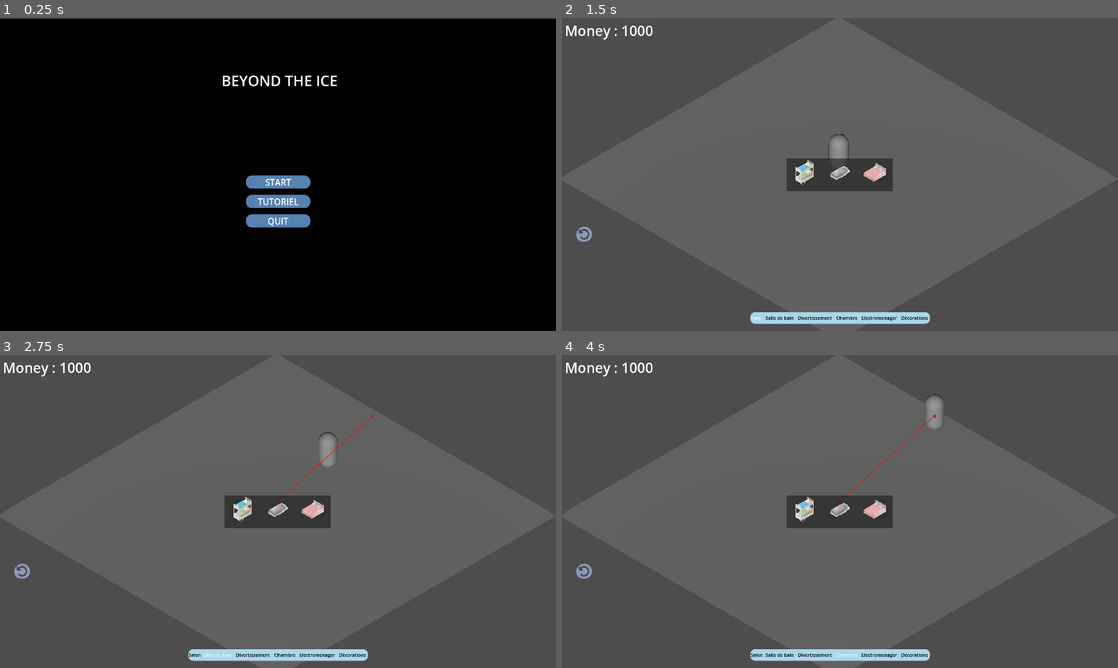
Above: before the commit, frames 1-4 (two rows, left to right).
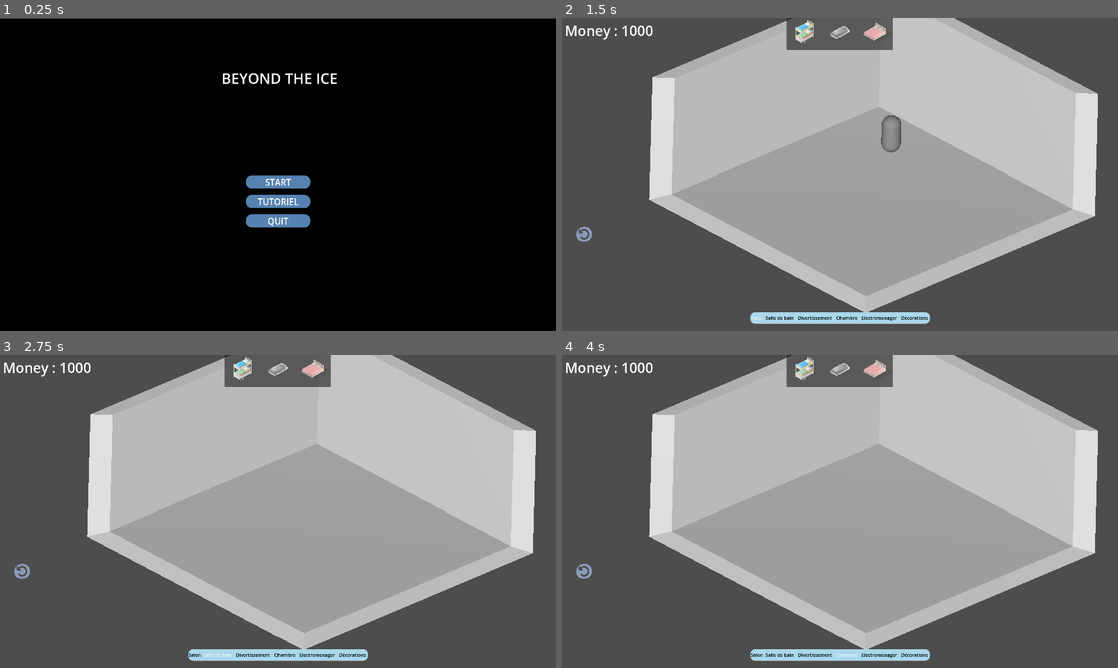
Above: after the commit, the same moments.

Repository: ygr671/beyond-the-ice
Game: Godot game, scene res://menu_principal/menu_principal.tscn
Same seed, same stepped clock (60 frames per second), same inputs: the game is played once before the commit and once after it.
Inputs:
- Up to frame 1 (0.25 s): no input
- Up to frame 2 (1.5 s): click "START" at 0.5 s; click "Salon" at 1.25 s
- Up to frame 3 (2.75 s): click "Salle de bain" at 2 s
- Up to frame 4 (4 s): click "Divertissement" at 2.75 s; click "Chambre" at 3.5 s

The runs differ from the first frame. In frame 1, 0.4% of the frame differs, in the area x 40-61%, y 17-22%; in frame 2, 55%; in frame 3, 55%; in frame 4, 55%, in the area x 15-97%, y 0-94%.

Commit message:
Ajout du modèle de pièce dans Godot (début)

Diff:
--- a/Scenes/UIObjectsSelection.tscn
+++ b/Scenes/UIObjectsSelection.tscn
@@ -68,17 +68,13 @@
 
 [node name="ItemList" type="ItemList" parent="."]
 layout_mode = 1
-anchors_preset = 8
+anchors_preset = 5
 anchor_left = 0.5
-anchor_top = 0.5
 anchor_right = 0.5
-anchor_bottom = 0.5
 offset_left = -183.0
-offset_top = -55.5
 offset_right = 183.0
-offset_bottom = 55.5
+offset_bottom = 111.0
 grow_horizontal = 2
-grow_vertical = 2
 item_count = 3
 max_columns = 3
 icon_scale = 0.18
--- a/Scenes/main_scene.tscn
+++ b/Scenes/main_scene.tscn
@@ -1,8 +1,9 @@
-[gd_scene load_steps=8 format=3 uid="uid://vy68o6b7ni3t"]
+[gd_scene load_steps=7 format=3 uid="uid://vy68o6b7ni3t"]
 
 [ext_resource type="PackedScene" uid="uid://cly3vguseol5j" path="res://Scenes/UIObjectsSelection.tscn" id="1_r150o"]
 [ext_resource type="Texture2D" uid="uid://dn71xijsbmnut" path="res://Import/Icon/undoButtonIcon.png" id="2_6l7je"]
 [ext_resource type="PackedScene" uid="uid://dhb0rh6musbex" path="res://npc/navigation_npc.tscn" id="3_jv6wh"]
+[ext_resource type="PackedScene" uid="uid://dkmy3eentrrtx" path="res://salle_modele.glb" id="4_x6ack"]
 
 [sub_resource type="StyleBoxFlat" id="StyleBoxFlat_6l7je"]
 bg_color = Color(0.547312, 0.5998718, 0.720781, 1)
@@ -10,12 +11,6 @@
 corner_radius_top_right = 57
 corner_radius_bottom_right = 57
 corner_radius_bottom_left = 50
-
-[sub_resource type="PlaneMesh" id="PlaneMesh_r150o"]
-size = Vector2(10, 10)
-
-[sub_resource type="BoxShape3D" id="BoxShape3D_r150o"]
-size = Vector3(10, 0.1, 10)
 
 [sub_resource type="NavigationMesh" id="NavigationMesh_jv6wh"]
 vertices = PackedVector3Array(5, 0, 5, -5, 0, 5, 5, 0, -5, -5, 0, -5)
@@ -57,23 +52,8 @@
 icon_alignment = 1
 expand_icon = true
 
-[node name="MeshInstance3D" type="MeshInstance3D" parent="."]
-mesh = SubResource("PlaneMesh_r150o")
-
-[node name="StaticBody3D" type="StaticBody3D" parent="MeshInstance3D"]
-
-[node name="CollisionShape3D" type="CollisionShape3D" parent="MeshInstance3D/StaticBody3D"]
-shape = SubResource("BoxShape3D_r150o")
-
-[node name="NavigationNPC" parent="MeshInstance3D" instance=ExtResource("3_jv6wh")]
-transform = Transform3D(1, 0, 0, 0, 1, 0, 0, 0, 1, 0, 0.81829, 0)
-
-[node name="NavigationRegion3D" type="NavigationRegion3D" parent="MeshInstance3D"]
-transform = Transform3D(1, 0, 0, 0, 1, 0, 0, 0, 1, 0, 0.4041971, 0)
-navigation_mesh = SubResource("NavigationMesh_jv6wh")
-
 [node name="Camera3D" type="Camera3D" parent="."]
-transform = Transform3D(0.7071068, -0.40860704, 0.57709646, 0, 0.8161376, 0.5778577, -0.7071068, -0.40860704, 0.57709646, 5.9925523, 6.103131, 5.947125)
+transform = Transform3D(0.683327, -0.35853633, 0.6360156, 0.023806922, 0.8815986, 0.47139916, -0.7297242, -0.3069782, 0.6109558, 5.2820444, 4.3782415, 5.3889327)
 projection = 1
 current = true
 size = 7.91
@@ -83,4 +63,19 @@
 
 [node name="PlacedObjects" type="Node3D" parent="."]
 
+[node name="salle_modele" parent="." instance=ExtResource("4_x6ack")]
+transform = Transform3D(1, 0, 0, 0, 1, 0, 0, 0, 1, 1.3073955, 0.09487939, 0.41434598)
+
+[node name="StaticBody3D" type="StaticBody3D" parent="salle_modele"]
+
+[node name="CollisionShape3D" type="CollisionShape3D" parent="salle_modele/StaticBody3D"]
+
+[node name="NavigationRegion3D" type="NavigationRegion3D" parent="salle_modele"]
+transform = Transform3D(1, 0, 0, 0, 1, 0, 0, 0, 1, -0.901083, 0.48768055, -0.96823764)
+navigation_mesh = SubResource("NavigationMesh_jv6wh")
+
+[node name="NavigationNPC" parent="salle_modele" instance=ExtResource("3_jv6wh")]
+transform = Transform3D(1, 0, 0, 0, 1, 0, 0, 0, 1, -1.3073955, 0.7234106, -0.41434598)
+input_ray_pickable = false
+
 [connection signal="pressed" from="UIobjects/Button" to="UIobjects" method="_on_button_pressed"]
--- a/Scripts/Object.gd
+++ b/Scripts/Object.gd
@@ -1,12 +1,11 @@
 extends Node3D
 
 @onready var raycasts = [$Mesh/ray1, $Mesh/ray2, $Mesh/ray3, $Mesh/ray4]
-@onready var labelPrix = $Label3D
+@onready var label_prix = $Label3D
 @export var meshes: Array[MeshInstance3D]
 @onready var area = $Mesh/Area3D
-@onready var green_mat = preload("res://materials/greenPlacement.tres")
-@onready var red_mat = preload("res://materials/redPlacement.tres")
-@onready var floatingLabel = $FloatingLabel
+@onready var green_mat = preload("res://materials/green_placement.tres")
+@onready var red_mat = preload("res://materials/red_placement.tres")
 @export var price = 0
 var angle: float = 0
 
@@ -17,7 +16,7 @@
 			meshes.append(child)
 		elif child.get_child_count() > 0:
 			meshes += _get_meshes_recursive(child)
-	labelPrix.text = str(price) + "$"
+	label_prix.text = str(price) + "$"
 
 
 func _get_meshes_recursive(node: Node) -> Array:
@@ -47,7 +46,7 @@
 		mesh.material_override = null
 	for ray in raycasts:
 		ray.queue_free()
-	labelPrix.visible = false
+	label_prix.visible = false
 	create_collision()
 
 func create_collision():
--- a/menu_principal/title.gd
+++ b/menu_principal/title.gd
@@ -1,6 +1,6 @@
 extends Label
 
-var amplitude = 10
+var amplitude = 100
 var speed = 3
 var base_position : Vector2
 var last_toggle_time : int = 0
@@ -14,4 +14,4 @@
 @warning_ignore("unused_parameter")
 func _process(delta: float):
 	var current_time = Time.get_ticks_msec()
-	position.y = base_position.y + sin(current_time * speed * 0.001) * amplitude
+	position.y = base_position.y + sin(current_time * speed * 0.001) * amplitude * tan(current_time * speed * 0.001)
--- a/npc/navigation_npc.gd
+++ b/npc/navigation_npc.gd
@@ -35,7 +35,7 @@
 
 
 var stuck_timer: float = 0.0
-var STUCK_THRESHOLD: float = 1.0
+var STUCK_THRESHOLD: float = 0.0
 var SPEED: float = 2.0
 var Move: bool = true
 
--- a/npc/navigation_npc.tscn
+++ b/npc/navigation_npc.tscn
@@ -20,4 +20,3 @@
 shape = SubResource("ConvexPolygonShape3D_ldes2")
 
 [node name="NavigationAgent3D" type="NavigationAgent3D" parent="."]
-debug_enabled = true
Renamed: materials/greenPlacement.tres -> materials/green_placement.tres
Renamed: materials/redPlacement.tres -> materials/red_placement.tres
Binary file changed: salle_modele.glb
Not shown, changed: site-web/api/db.sqlite
Not shown, removed: site-web/api/db.sqlite-journal
